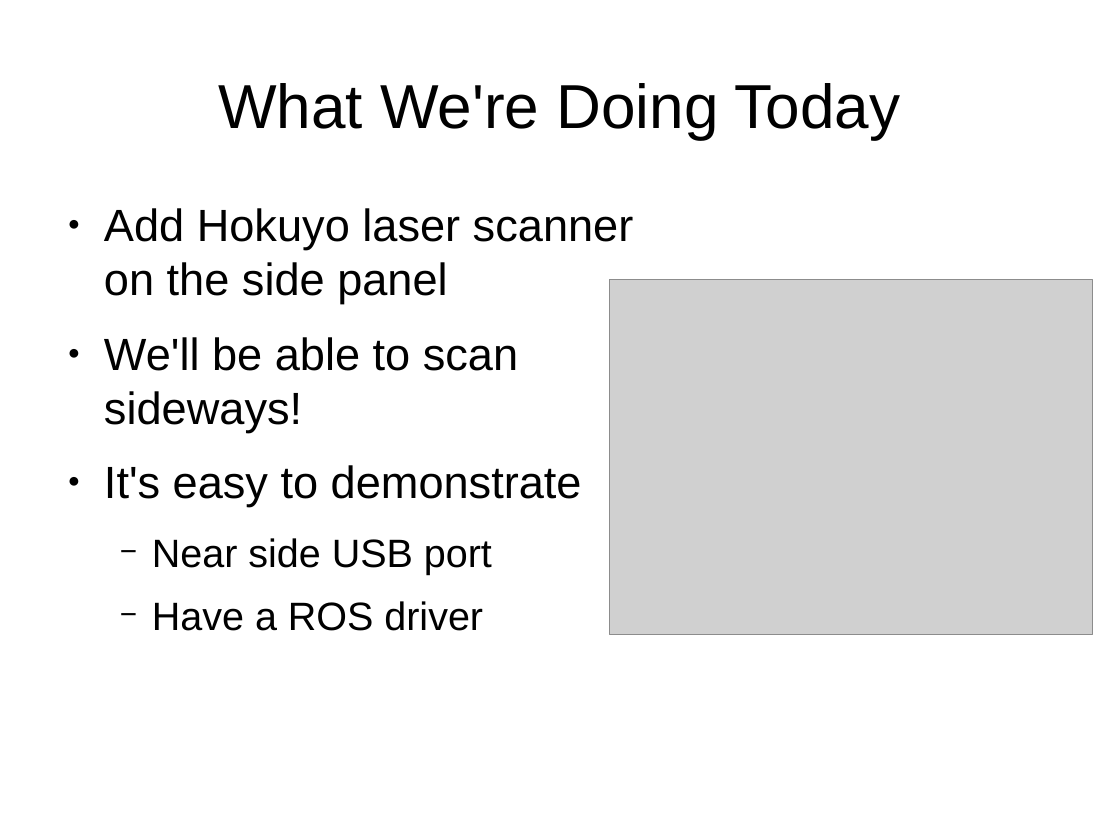
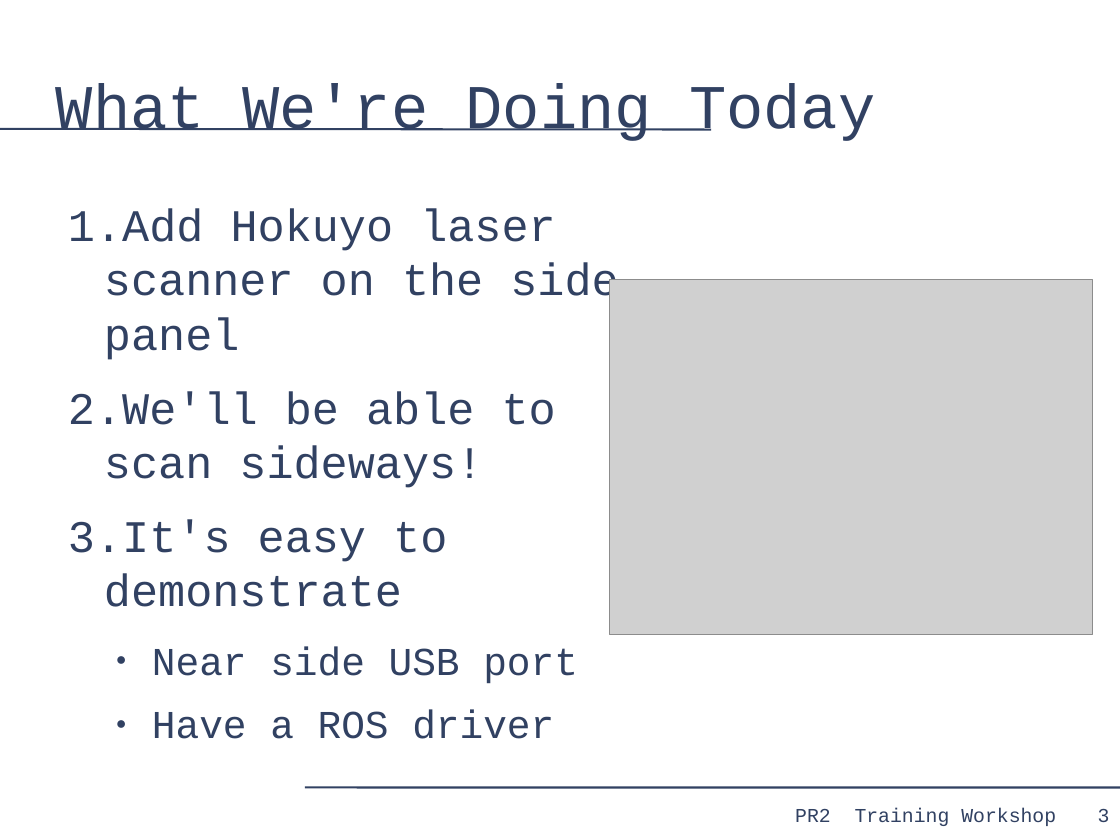
Before and after one commit to PR2/pr2_docs, a slide deck: slide 3 of pr2_training_workshop/modifying_pr2/adding_sensor.odp. Drawn at 1120x840 pixels with LibreOffice and Linux fonts; fonts in the diff are those of the drawing; grey boxes stand for pictures. Boxes give left, top, right and bottom in pixels: in the first picture for what was removed or moved away, otherwise in the second. Text is boxed around its words. In the diff, an @@ line names an element or a change of style, - is before the commit and + after.

```diff
--- a/pr2_training_workshop/modifying_pr2/adding_sensor.odp
+++ b/pr2_training_workshop/modifying_pr2/adding_sensor.odp
@@ title "What We're Doing Today" at [56,84,875,141]: font Arial to Courier New, text colour #000000 to #314162; alignment centre to left @@
@@ line added from (0, 129) to (711, 129), #314162 1.45 pt @@
@@ text "Add Hokuyo laser scanner on ..." at [68,209,618,739]: font Arial to Courier New, text colour #000000 to #314162; bullet ● to 1.; bullet colour #000000 to #314162; bullet − to ● @@
@@ line added from (305, 788) to (1120, 788), #314162 1.45 pt @@
@@ text added at [795,808,1056,826], 14 pt, text #314162 @@
+PR2 Training Workshop
@@ page number added at [1098,809,1110,822], 14 pt, text #314162 @@
+3
```
Also in this commit, not shown: 17 other slides changed.
